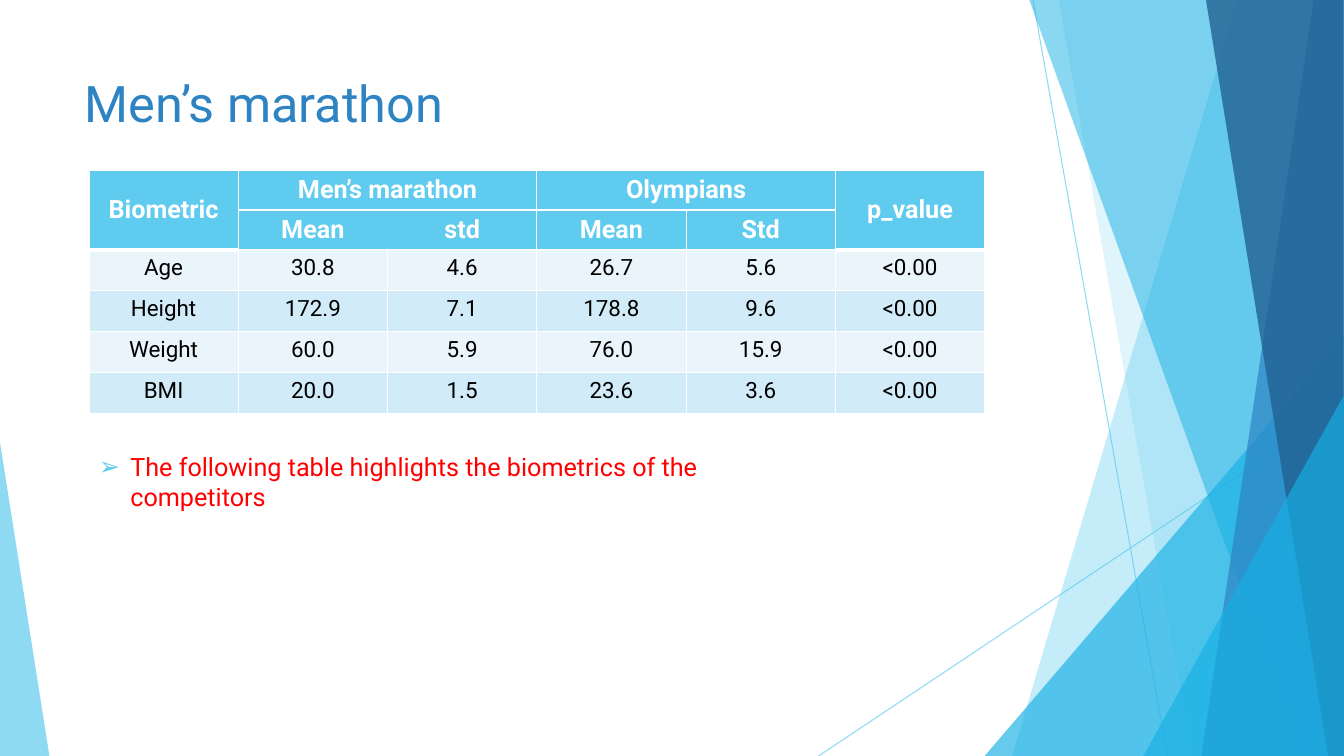
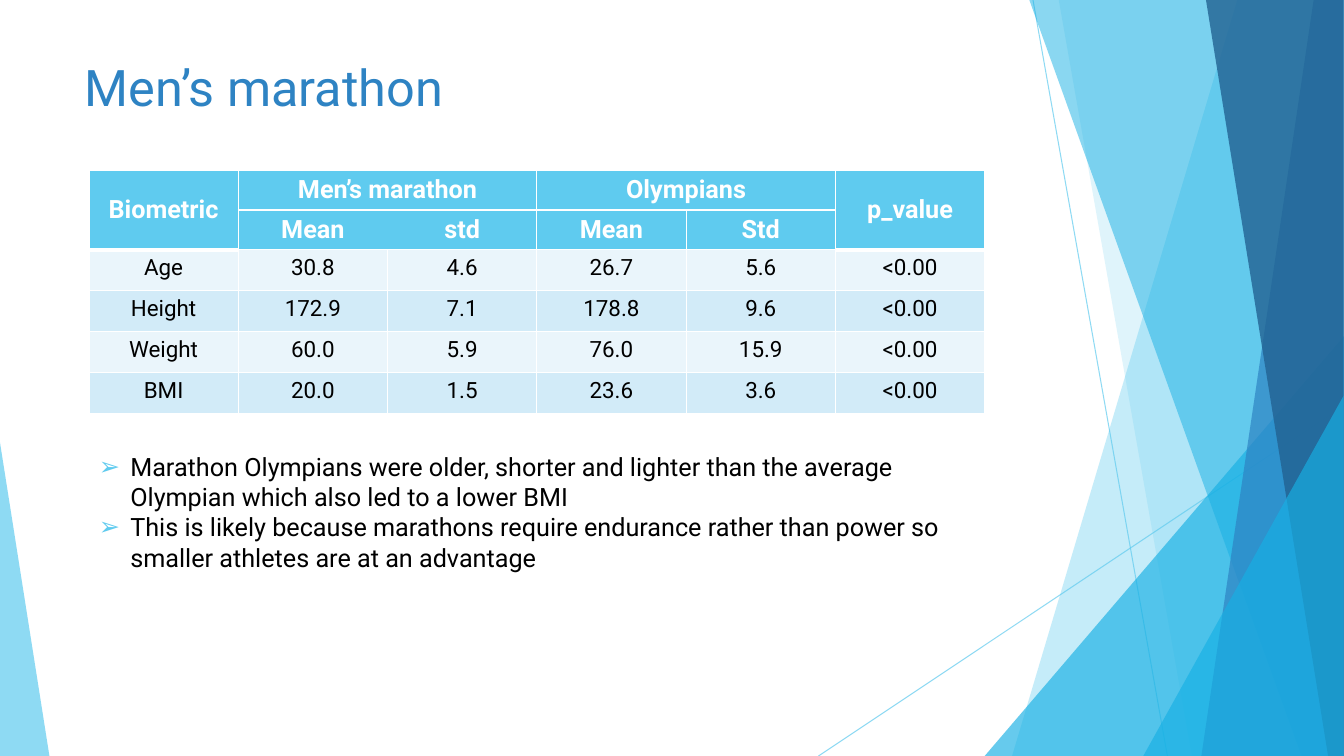
Before and after one commit to catherinekelly33/Portfolio_olympics, a slide deck: slide 11 of Results_presentation.pptx. Drawn at 1344x756 pixels with LibreOffice and Linux fonts; fonts in the diff are those of the drawing. Boxes give left, top, right and bottom in pixels: in the first picture for what was removed or moved away, otherwise in the second. Text is boxed around its words. In the diff, an @@ line names an element or a change of style, - is before the commit and + after.

```diff
--- a/Results_presentation.pptx
+++ b/Results_presentation.pptx
@@ title "Men’s marathon": place and size @@
-title "Men’s marathon" at (85, 84, 443, 123)
+title "Men’s marathon" at (85, 68, 443, 107)
@@ text at (130, 457, 938, 573): text changed; text colour #FF0000 to #000000 @@
-➢ The following table highlights the biometrics of the competitors
+➢ Marathon Olympians were older, shorter and lighter than the average Olympian which also led to a lower BMI
+➢ This is likely because marathons require endurance rather than power so smaller athletes are at an advantage
```
Also in this commit, not shown: 20 other slides changed, 1 slide added, 4 other files.
